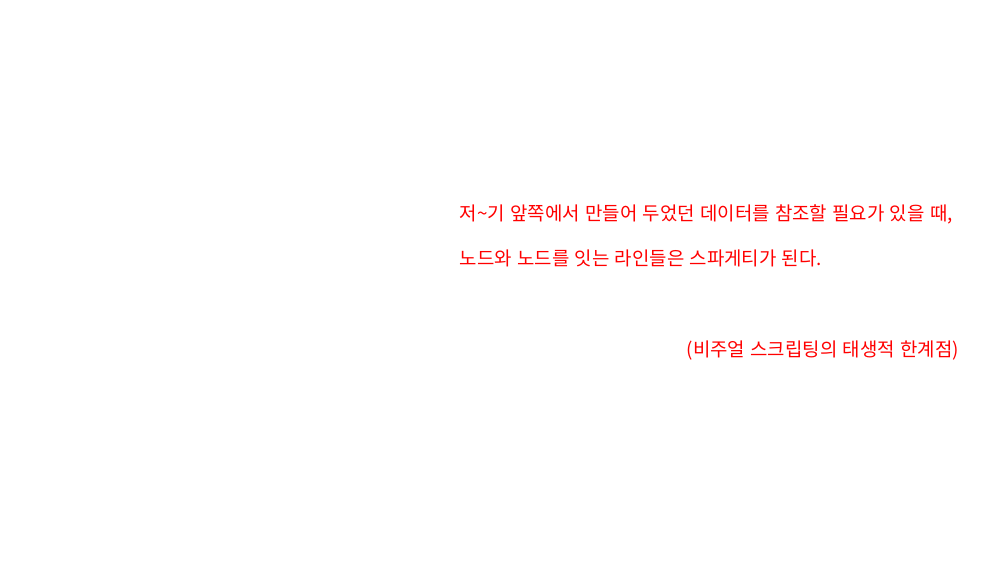
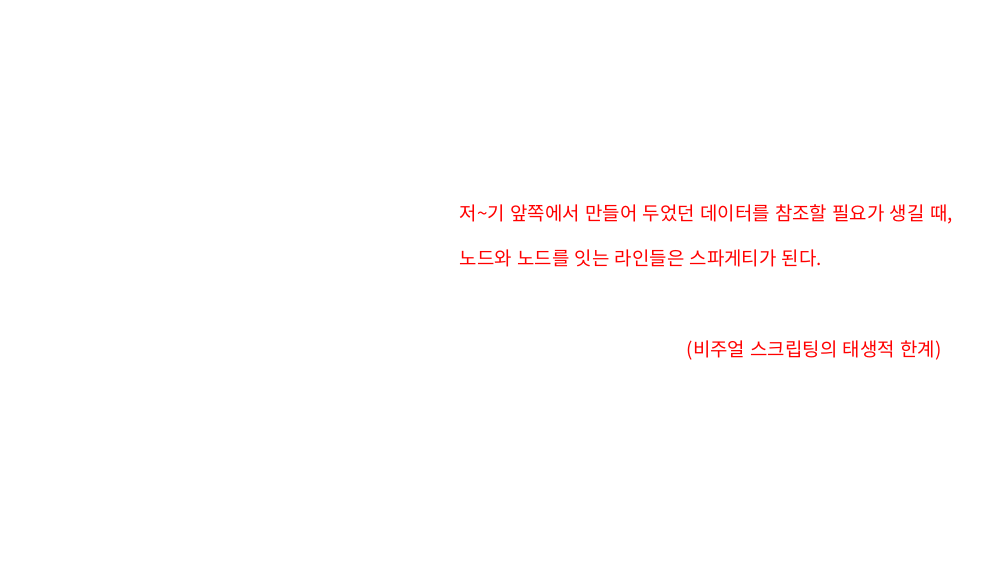
Before and after one commit to hnanmal/mQ, a slide deck: slide 15 of DynamoUserGroup/20221118_부산 세미나 준비/documentum/DynDict활용_발표자료.pptx. Drawn at 1008x567 pixels with LibreOffice and Linux fonts; fonts in the diff are those of the drawing; background and template pictures are left out. Boxes give left, top, right and bottom in pixels: in the first picture for what was removed or moved away, otherwise in the second. Text is boxed around its words. In the diff, an @@ line names an element or a change of style, - is before the commit and + after.

```diff
--- a/DynamoUserGroup/20221118_부산 세미나 준비/documentum/DynDict활용_발표자료.pptx
+++ b/DynamoUserGroup/20221118_부산 세미나 준비/documentum/DynDict활용_발표자료.pptx
@@ text at box(460, 204, 953, 224): text changed @@
-저~기 앞쪽에서 만들어 두었던 데이터를 참조할 필요가 있을 때,
+저~기 앞쪽에서 만들어 두었던 데이터를 참조할 필요가 생길 때,
@@ text at box(687, 340, 941, 360): text changed @@
-(비주얼 스크립팅의 태생적 한계점)
+(비주얼 스크립팅의 태생적 한계)
```
Also in this commit, not shown: 2 other slides changed, 2 slides added, 1 slide removed.
